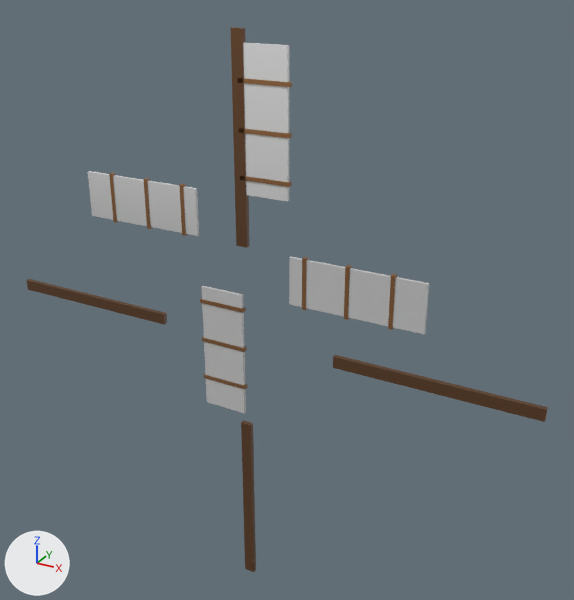
An edit to the glTF model art/models/mill_sails.glb, drawn before and after from the same camera.
Both versions are drawn from a 50 mm lens placed at (0.968, -1.539, 0.653), pointed at (0.074, 0.086, -0.16). The axes (+X, +Y, +Z) are drawn at lower left. The lights are the same throughout. The older version comes first. Vertices at exactly the same position are counted once.

In view in the first picture: 'mill_sails'.
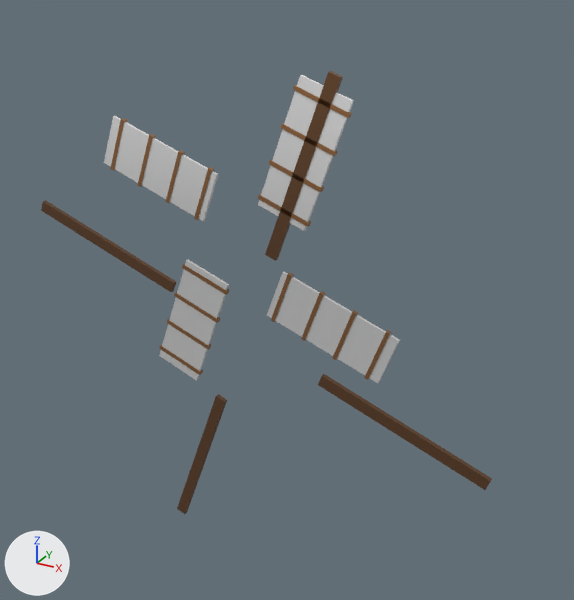
Where the change shows, as pixel boxes [x1, y1, x2, y2] in the pictures (574 x 600 px; the box of a moved part takes in the faces that stretch with it):
'mill_sails', reshaped (14% narrower, 19% shorter): before [26, 27, 548, 572]; after [41, 71, 492, 514]
part 1 of me_mill_sails, moved or reshaped: before [243, 43, 289, 202]; after [258, 75, 354, 231]
part 2 of me_mill_sails, moved or reshaped: before [240, 176, 292, 187]; after [258, 194, 311, 227]
part 3 of me_mill_sails, moved or reshaped: before [238, 78, 292, 87]; after [269, 159, 324, 192]
part 4 of me_mill_sails, moved or reshaped: before [239, 128, 292, 138]; after [281, 123, 338, 156]
part 5 of me_mill_sails, moved or reshaped: before [388, 274, 397, 330]; after [293, 85, 352, 118]
part 6 of me_mill_sails, moved or reshaped: before [289, 257, 429, 334]; after [267, 272, 400, 383]
part 7 of me_mill_sails, moved or reshaped: before [344, 265, 352, 320]; after [364, 330, 392, 380]
part 8 of me_mill_sails, moved or reshaped: before [204, 374, 248, 389]; after [159, 344, 203, 375]
part 9 of me_mill_sails, moved or reshaped: before [26, 279, 167, 325]; after [41, 200, 176, 292]
part 10 of me_mill_sails, moved or reshaped: before [179, 184, 188, 236]; after [194, 167, 214, 220]
part 11 of me_mill_sails, moved or reshaped: before [143, 178, 153, 229]; after [165, 151, 184, 203]
part 12 of me_mill_sails, moved or reshaped: before [109, 173, 119, 223]; after [138, 134, 155, 187]
part 13 of me_mill_sails, deleted: before [88, 27, 308, 572]
part 14 of me_mill_sails, built on: before [201, 286, 548, 422]; after [104, 71, 492, 514]

Edits to the bpy script that builds the scene:
```text
Change me_mill_sails:
    used by ob_mill_sails; location = (0.0, 0.0, 0.0)
    remove me_mill_sails.from_pydata(...)  # 160 vertices, 240 faces; spans x -0.75..0.75, y -0.01..0.01, z -1.0..0.5
    add me_mill_sails.from_pydata(...)  # 192 vertices, 288 faces; spans x -0.65..0.65, y -0.01..0.01, z -0.88..0.42
    me_mill_sails part 1: the loose piece of 8 vertices spanning x 0.0..0.12, y 0.0, z 0.13..0.47 is turned 20.1 degrees about the y axis through its middle and scaled by 0.957, then moved by (0.1, 0.0, -0.06)
    me_mill_sails part 2: the loose piece of 8 vertices spanning x 0.0..0.13, y -0.01..0.01, z 0.17 is turned 20.1 degrees about the y axis through its middle and scaled by 1.08, then moved by (0.05, 0.0, -0.06)
    me_mill_sails part 3: the loose piece of 8 vertices spanning x 0.0..0.13, y -0.01..0.01, z 0.38..0.39 is turned 20.1 degrees about the y axis through its middle and scaled by 1.08, then moved by (0.08, 0.0, -0.2)
    me_mill_sails part 4: the loose piece of 8 vertices spanning x 0.0..0.13, y -0.01..0.01, z 0.28 is turned 20.1 degrees about the y axis through its middle and scaled by 1.08, then moved by (0.11, 0.0, 0.0)
    me_mill_sails part 5: the loose piece of 8 vertices spanning x 0.38..0.39, y -0.01..0.01, z -0.13..0.0 is turned -69.9 degrees about the y axis through the mesh origin and scaled by 1.08
    me_mill_sails part 6: the loose piece of 8 vertices spanning x 0.13..0.47, y 0.0, z -0.12..0.0 is turned 20.1 degrees about the y axis through its middle and scaled by 0.957, then moved by (-0.06, 0.0, -0.1)
    me_mill_sails part 7: the loose piece of 8 vertices spanning x 0.28, y -0.01..0.01, z -0.13..0.0 is turned 20.1 degrees about the y axis through its middle and scaled by 1.08, then moved by (0.08, 0.0, -0.14)
    me_mill_sails part 8: the loose piece of 8 vertices spanning x -0.13..0.0, y -0.01..0.01, z -0.39..-0.38 is turned 20.1 degrees about the y axis through the mesh origin and scaled by 1.08
    me_mill_sails part 9: the loose piece of 8 vertices spanning x -0.75..-0.25, y -0.01..0.01, z -0.26..-0.23 is turned 20.1 degrees about the y axis through its middle and scaled by 0.92, then moved by (0.07, 0.0, 0.18)
    me_mill_sails part 10: the loose piece of 8 vertices spanning x -0.18..-0.16, y -0.01..0.01, z 0.0..0.13 is turned 20.1 degrees about the y axis through its middle and scaled by 1.08, then moved by (0.06, 0.0, 0.05)
    me_mill_sails part 11: the loose piece of 8 vertices spanning x -0.28, y -0.01..0.01, z 0.0..0.13 is turned 20.1 degrees about the y axis through its middle and scaled by 1.08, then moved by (0.09, 0.0, 0.08)
    me_mill_sails part 12: the loose piece of 8 vertices spanning x -0.39..-0.38, y -0.01..0.01, z 0.0..0.13 is turned 20.1 degrees about the y axis through its middle and scaled by 1.08, then moved by (0.11, 0.0, 0.11)
    me_mill_sails part 13: 6 loose pieces with 48 vertices, spanning x -0.47..0.18, y -0.01..0.01, z -1.0..0.5, are deleted
    me_mill_sails part 14
    16 vertices are removed from x -0.13..0.75, y -0.01..0.01, z -0.47..-0.13
    24 faces are deleted
    96 vertices are added at x -0.41..0.65, y -0.01..0.01, z -0.88..0.42
    144 new faces join them
```
